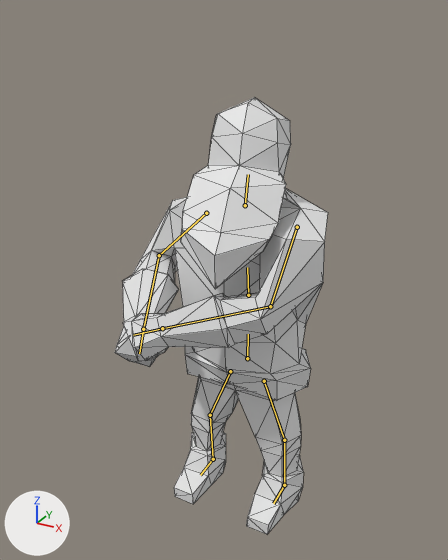
A saved change to the Blender file Animations/WarriorImbueAttack.blend.
One viewpoint serves both versions: a 50 mm lens placed at (5.09, -10.26, 10.22), pointed at (-0.44, -0.2, 5.18). Lighting does not change. The marker at lower left points along +X, +Y and +Z. Both versions are drawn at frame 10 of the action 'Armature.001Action'; the numbers are the values there. The bones that bend it are drawn over the model as lines. Mesh edges are drawn as thin lines.
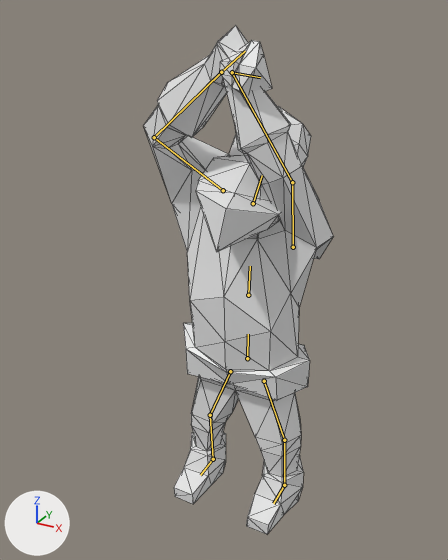
Patch to the scene script:
```diff
--- a/Animations/WarriorImbueAttack.blend.py
+++ b/Animations/WarriorImbueAttack.blend.py
@@ bone_chest @@
 bone_chest = bpy.data.objects['Armature'].pose.bones['Chest']  # child of 'Root'
-bone_chest.rotation_quaternion = (0.999, -0.008, 0.017, 0.034)  # degrees (-1, 2, 4)
+bone_chest.rotation_quaternion = (0.996, -0.084, 0.008, 0.025)  # degrees (-10, 1, 3)
@@ bone_shoulder_r @@
 bone_shoulder_r = bpy.data.objects['Armature'].pose.bones['Shoulder.R']  # child of 'Chest'
-bone_shoulder_r.location = (-0.1, -0.43, 0.16)
-bone_shoulder_r.rotation_quaternion = (0.959, -0.121, 0.241, -0.092)  # degrees (-18, 26, -15)
+bone_shoulder_r.location = (-0.11, -0.82, -0.01)
+bone_shoulder_r.rotation_quaternion = (0.534, 0.265, 0.37, -0.709)  # degrees (-23, 51, -117)
@@ bone_arm_r @@
 bone_arm_r = bpy.data.objects['Armature'].pose.bones['Arm.R']  # child of 'Shoulder.R'
-bone_arm_r.rotation_quaternion = (0.78, -0.45, -0.297, -0.322)  # degrees (-50, -49, -21)
+bone_arm_r.rotation_quaternion = (0.8, -0.527, -0.107, -0.263)  # degrees (-62, -27, -20)
@@ bone_shoulder_l @@
 bone_shoulder_l = bpy.data.objects['Armature'].pose.bones['Shoulder.L']  # child of 'Chest'
-bone_shoulder_l.location = (0.06, -0.18, 0.16)
-bone_shoulder_l.rotation_quaternion = (0.733, -0.243, 0.47, 0.428)  # degrees (6, 64, 64)
+bone_shoulder_l.location = (-0.17, 0.07, 0.41)
+bone_shoulder_l.rotation_quaternion = (0.476, -0.699, -0.093, 0.524)  # degrees (-90, 40, 56)
@@ bone_arm_l @@
 bone_arm_l = bpy.data.objects['Armature'].pose.bones['Arm.L']  # child of 'Shoulder.L'
-bone_arm_l.rotation_quaternion = (0.786, -0.449, 0.278, -0.328)  # degrees (-63, 8, -50)
+bone_arm_l.rotation_quaternion = (0.857, -0.318, 0.089, -0.4)  # degrees (-38, -6, -48)
@@ bone_hand_l @@
 bone_hand_l = bpy.data.objects['Armature'].pose.bones['Hand.L']  # child of 'Arm.L'
-bone_hand_l.rotation_quaternion = (1.0, 0.0, 0.0, 0.0)  # degrees (0, 0, 0)
+bone_hand_l.rotation_quaternion = (0.432, 0.791, -0.162, -0.395)  # degrees (111, 29, -43)
@@ bone_head @@
 bone_head = bpy.data.objects['Armature'].pose.bones['Head']  # child of 'Chest'
-bone_head.rotation_quaternion = (0.989, -0.1, 0.107, -0.039)  # degrees (-12, 12, -6)
+bone_head.rotation_quaternion = (0.965, -0.221, 0.123, -0.07)  # degrees (-27, 12, -11)
```

Location of each change, [x1, y1, x2, y2] in pixels of the pictures (448 x 560 px):
'Cube', posed (11% narrower, 16% taller)
    before: [115, 97, 328, 534]
    after: [143, 25, 333, 534]
bone 'Chest', root to tip
    before: (248, 295) to (247, 267)
    after: (248, 295) to (250, 266)
bone 'Shoulder.R', root to tip
    before: (206, 213) to (159, 255)
    after: (223, 190) to (154, 137)
bone 'Arm.R', root to tip
    before: (159, 255) to (143, 329)
    after: (154, 137) to (221, 72)
bone 'Shoulder.L', root to tip
    before: (297, 227) to (270, 306)
    after: (293, 247) to (292, 182)
bone 'Arm.L', root to tip
    before: (270, 306) to (162, 328)
    after: (292, 182) to (232, 72)
bone 'Hand.L', root to tip
    before: (162, 328) to (133, 335)
    after: (232, 72) to (260, 77)
bone 'Head', root to tip
    before: (245, 205) to (248, 174)
    after: (253, 203) to (262, 175)
